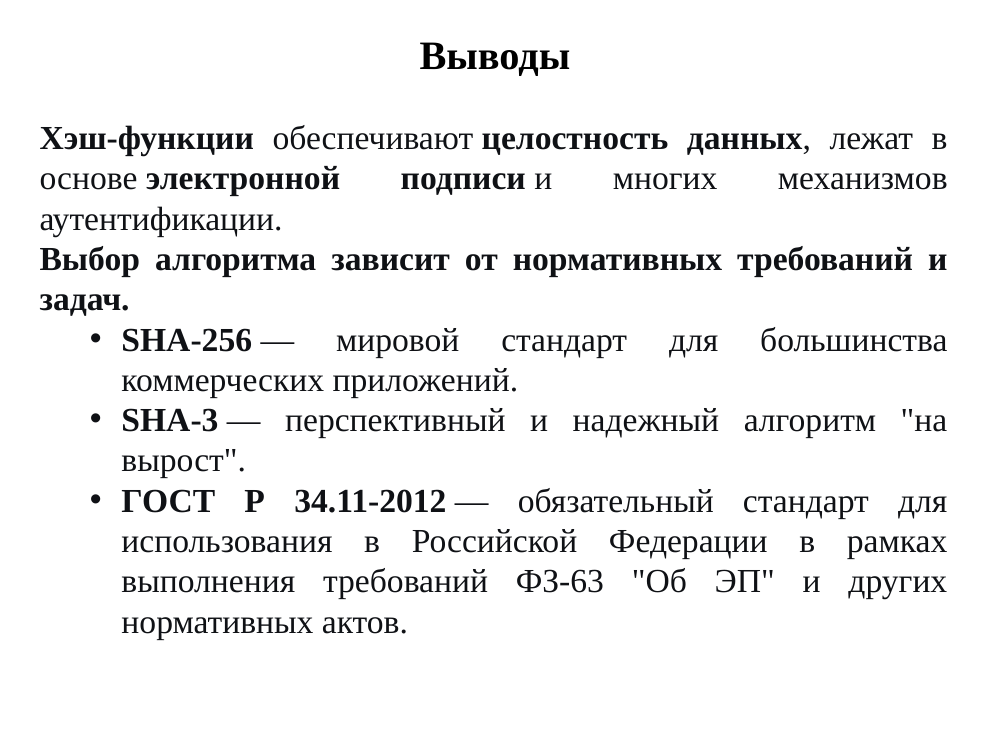
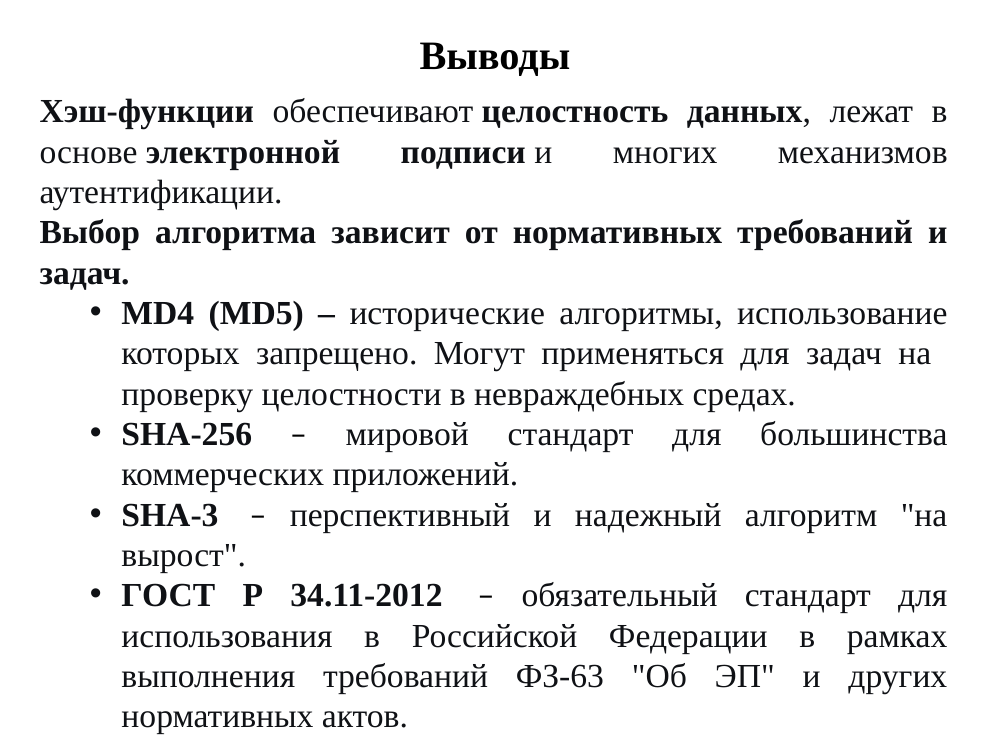
Before and after one commit to dimentoor/university_course, a slide deck: slide 27 of Part_2/Лекция 2.pptx (slide 23 before the commit). Drawn at 1008x756 pixels with LibreOffice and Linux fonts; fonts in the diff are those of the drawing. Boxes give left, top, right and bottom in pixels: in the first picture for what was removed or moved away, otherwise in the second. Text is boxed around its words. In the diff, an @@ line names an element or a change of style, - is before the commit and + after.

Commit message:
update lecture 2

```diff
--- a/Part_2/Лекция 2.pptx
+++ b/Part_2/Лекция 2.pptx
@@ text "Хэш-функции обеспечивают целостность данных, лежат ...": place and size @@
-text "Хэш-функции обеспечивают целостность данных, лежат ..." at <box>40,125,948,639</box>
+text "Хэш-функции обеспечивают целостность данных, лежат ..." at <box>40,98,948,734</box>
@@ text at <box>121,301,948,734</box>: text changed @@
-  • SHA-256 — мировой стандарт для большинства коммерческих приложений.
-  • SHA-3 — перспективный и надежный алгоритм "на вырост".
-  • ГОСТ Р 34.11-2012 — обязательный стандарт для использования в Российской Федерации в рамках выполнения требований ФЗ-63 "Об ЭП" и других нормативных актов.
+  • MD4 (MD5) – исторические алгоритмы, использование которых запрещено. Могут применяться для задач на проверку целостности в невраждебных средах.
+  • SHA-256 – мировой стандарт для большинства коммерческих приложений.
+  • SHA-3 – перспективный и надежный алгоритм "на вырост".
+  • ГОСТ Р 34.11-2012 – обязательный стандарт для использования в Российской Федерации в рамках выполнения требований ФЗ-63 "Об ЭП" и других нормативных актов.
```
Also in this commit, not shown: 1 other slide changed, 4 slides added.
